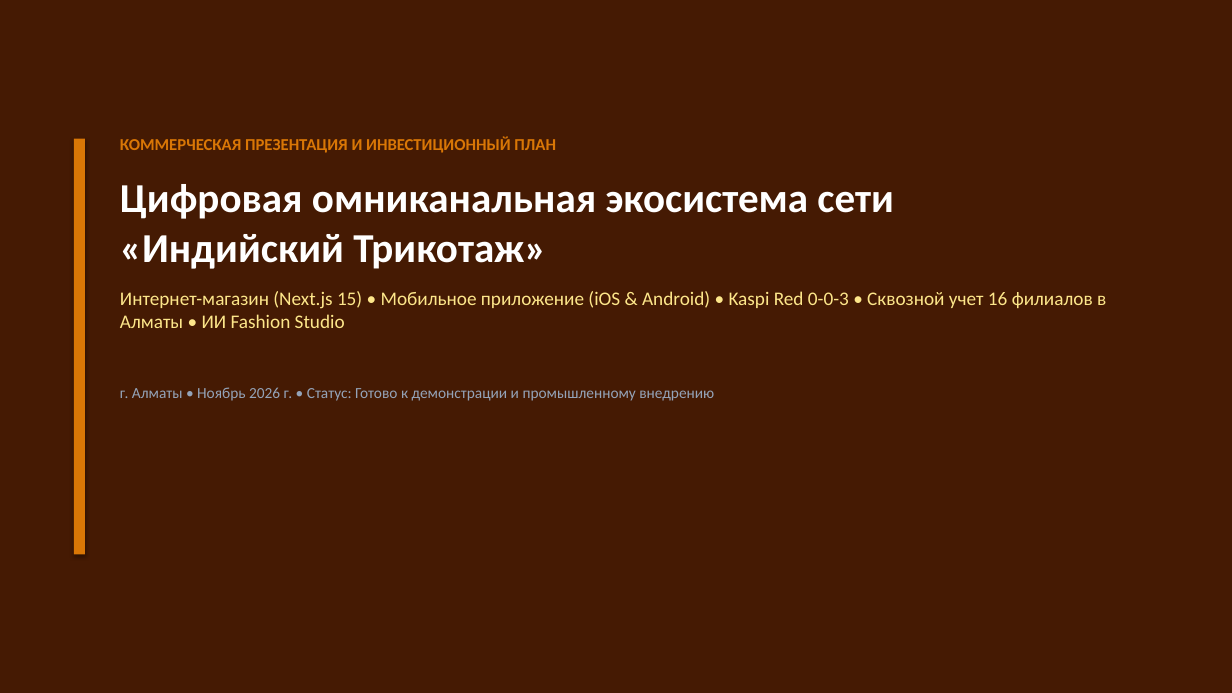
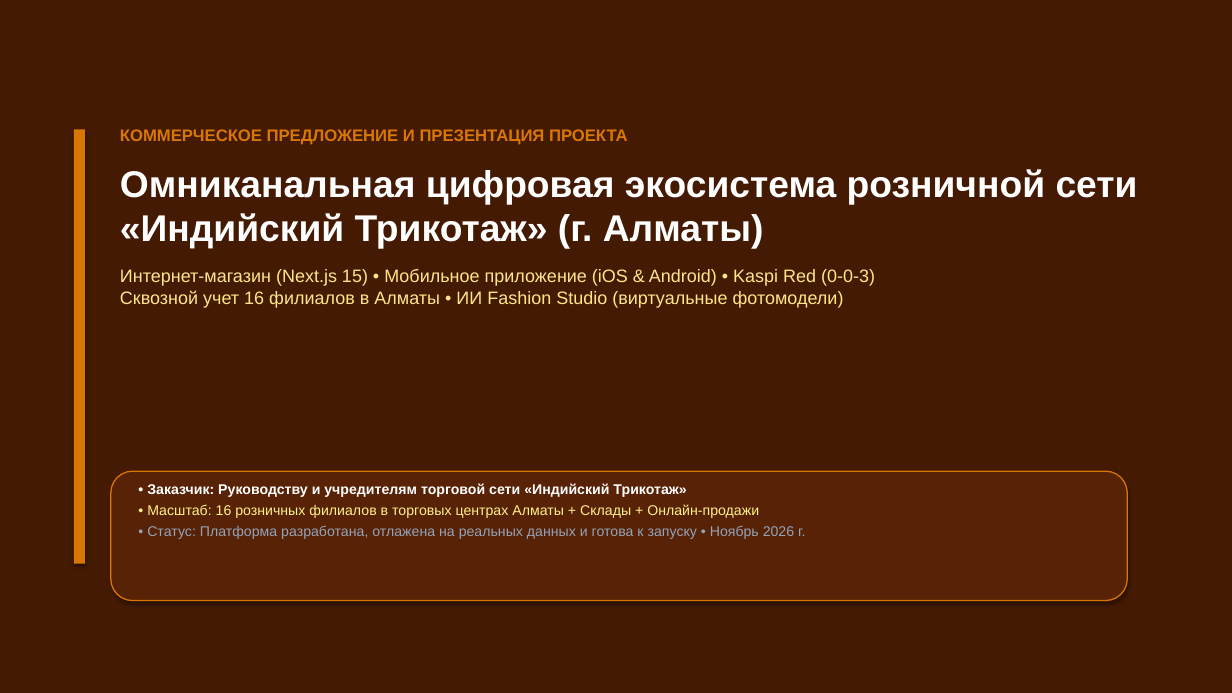
Before and after one commit to akbota17031992-lgtm/Indian_trikotazh, a slide deck: slide 1 of investor_presentation_indiatrikotaj.pptx. Drawn at 1232x693 pixels with LibreOffice and Linux fonts; fonts in the diff are those of the drawing. Boxes give left, top, right and bottom in pixels: in the first picture for what was removed or moved away, otherwise in the second. Text is boxed around its words. In the diff, an @@ line names an element or a change of style, - is before the commit and + after.

Commit message:
docs: align presentation strictly with commercial proposal tables and enhance readability

```diff
--- a/investor_presentation_indiatrikotaj.pptx
+++ b/investor_presentation_indiatrikotaj.pptx
@@ rectangle: place and size @@
-rectangle at box(74, 139, 85, 555)
+rectangle at box(74, 129, 85, 564)
@@ text at box(120, 129, 1138, 308): text changed; size 15 to 14 pt; font Calibri to Arial @@
-КОММЕРЧЕСКАЯ ПРЕЗЕНТАЦИЯ И ИНВЕСТИЦИОННЫЙ ПЛАН
-Цифровая омниканальная экосистема сети «Индийский Трикотаж»
-Интернет-магазин (Next.js 15) • Мобильное приложение (iOS & Android) • Kaspi Red 0-0-3 • Сквозной учет 16 филиалов в Алматы • ИИ Fashion Studio
-г. Алматы • Ноябрь 2026 г. • Статус: Готово к демонстрации и промышленному внедрению
+КОММЕРЧЕСКОЕ ПРЕДЛОЖЕНИЕ И ПРЕЗЕНТАЦИЯ ПРОЕКТА
+Омниканальная цифровая экосистема розничной сети
+«Индийский Трикотаж» (г. Алматы)
+Интернет-магазин (Next.js 15) • Мобильное приложение (iOS & Android) • Kaspi Red (0-0-3)
+Сквозной учет 16 филиалов в Алматы • ИИ Fashion Studio (виртуальные фотомодели)
@@ rounded rectangle added at box(111, 471, 1128, 601), fill #572205, outline #D97706 1 pt @@
@@ text added at box(147, 483, 805, 539), 11 pt, text #94A3B8 @@
+• Заказчик: Руководству и учредителям торговой сети «Индийский Трикотаж»
+• Масштаб: 16 розничных филиалов в торговых центрах Алматы + Склады + Онлайн-продажи
+• Статус: Платформа разработана, отлажена на реальных данных и готова к запуску • Ноябрь 2026 г.
```
Also in this commit, not shown: 1 other slide changed, 7 slides added, 7 slides removed, 4 other files.
